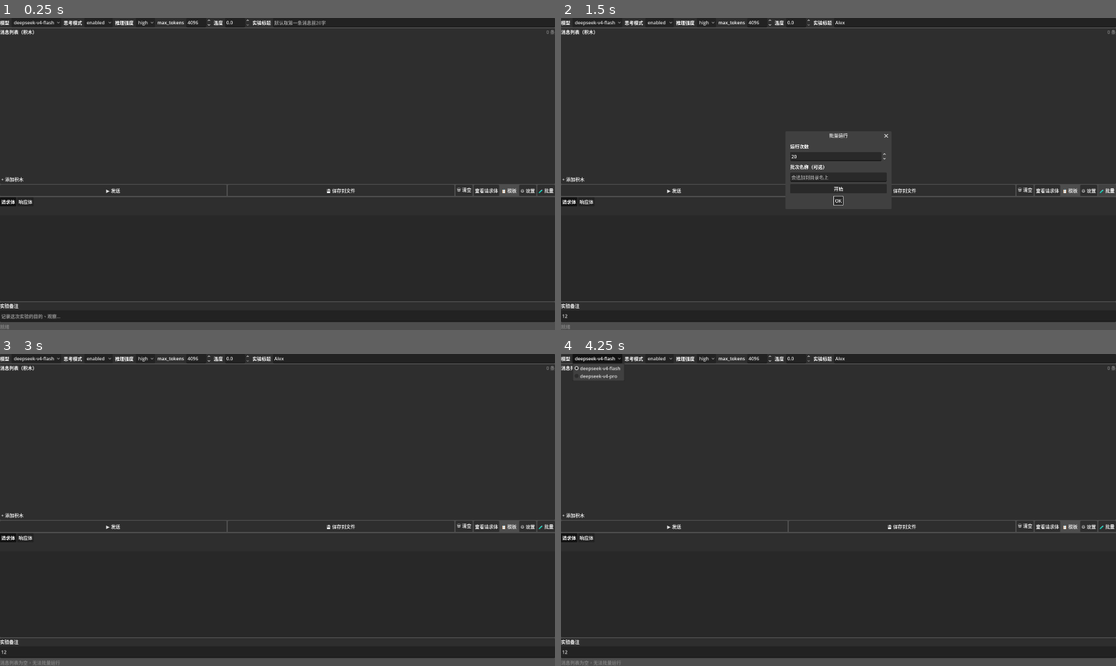
Above: before the commit, frames 1-4 (two rows, left to right).
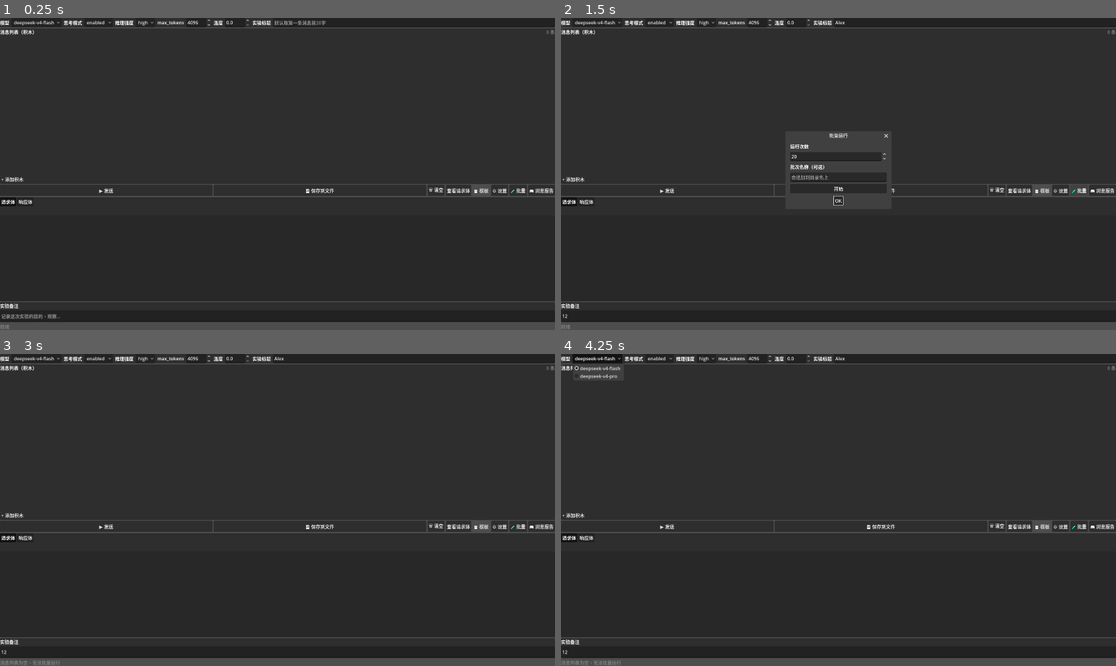
Above: after the commit, the same moments.

Repository: fkyah3/experiment-console
Game: Godot game, scene res://ExperimentPanel.tscn
The game is run twice, just before and just after one commit, with the same random seed, the same clock (stepped at 60 frames per second) and the same inputs.
Inputs (mouse positions are in pixels of both pictures, inside the frame that each line leads up to):
- Up to frame 1 (0.25 s): no input
- Up to frame 2 (1.5 s): click (977, 21) at 0.52 s; type "Alex" at 0.6 s; click (838, 317) at 0.75 s; type "12" at 0.83 s; click "🧪 批量" at 1.25 s
- Up to frame 3 (3 s): click (543, 525) at 2 s, where only the run after the commit has a clickable "📖 浏览报告"; click "开始" at 2.75 s
- Up to frame 4 (4.25 s): click "deepseek-v4-flash" at 3.5 s

The runs differ from the first frame. In frame 1, 0.6% of the frame differs, in the area x 17-100%, y 53-58%; in frame 2, 0.5%; in frame 3, 0.6%; in frame 4, 0.6%.

Commit message:
功能: BatchReader浏览报告 + 上下翻页导航 + UI布局重写
- BatchReader 新场景：读取批次目录 _summary.md 解析统计 + 逐轮查看内容
- 右上角 ←上一轮/下一轮→ 翻页，左侧参数/统计/轮次列表
- 兼容新旧 _summary.md 格式（6列旧版/9列新版）
- 修复 content/reasoning 因换行符不匹配导致显示为空的问题
- 修复回实验台后主面板空白、DirLabel 误删等问题

Diff:
--- /dev/null
+++ b/BatchReader.gd
@@ -0,0 +1,352 @@
+extends Control
+class_name BatchReader
+
+signal back_requested
+
+var _batch_dir: String = ""
+var _round_files: Array[String] = []
+var _selected_idx: int = -1
+var _summary_data: Dictionary = {}
+var _summary_rows: Array[Dictionary] = []
+var _experiments_dir: String = "user://experiments/"
+
+
+func set_experiments_dir(path: String) -> void:
+	_experiments_dir = path
+
+
+@onready var dir_label: Label = %DirLabel
+@onready var refresh_btn: Button = %RefreshBtn
+@onready var back_btn: Button = %BackBtn
+@onready var batch_select: OptionButton = %BatchSelect
+@onready var params_label: Label = %ParamsLabel
+@onready var stats_label: Label = %StatsLabel
+@onready var round_list: ItemList = %RoundList
+@onready var prompt_view: TextEdit = %PromptView
+@onready var reasoning_view: TextEdit = %ReasoningView
+@onready var content_view: TextEdit = %ContentView
+@onready var round_title: Label = %RoundTitle
+@onready var debug_label: Label = %DebugLabel
+@onready var prev_btn: Button = %PrevBtn
+@onready var next_btn: Button = %NextBtn
+
+
+func _ready() -> void:
+	refresh_btn.pressed.connect(_refresh_batch_list)
+	back_btn.pressed.connect(func(): back_requested.emit())
+	batch_select.item_selected.connect(_on_batch_selected)
+	round_list.item_selected.connect(_on_round_list_selected)
+	prev_btn.pressed.connect(_on_prev)
+	next_btn.pressed.connect(_on_next)
+	_refresh_batch_list()
+
+
+func _refresh_batch_list() -> void:
+	batch_select.clear()
+	batch_select.add_item("— 选择批次目录 —")
+	batch_select.selected = 0
+
+	var all_entries: Array[String] = []
+	var seen: Dictionary = {}
+
+	for base in [_experiments_dir, "res://实验报告/"]:
+		var dir := DirAccess.open(base)
+		if dir == null:
+			continue
+		dir.list_dir_begin()
+		var fname := dir.get_next()
+		while not fname.is_empty():
+			if fname.begins_with("."):
+				fname = dir.get_next()
+				continue
+			if dir.current_is_dir() and not seen.has(fname):
+				all_entries.append(base.path_join(fname))
+				seen[fname] = true
+			fname = dir.get_next()
+		dir.list_dir_end()
+
+	all_entries.sort()
+
+	if all_entries.is_empty():
+		dir_label.text = "未找到批次目录"
+		return
+
+	dir_label.text = "找到 %d 个批次" % all_entries.size()
+	for entry_path in all_entries:
+		var short := entry_path.get_file()
+		batch_select.add_item(short)
+		batch_select.set_item_metadata(batch_select.item_count - 1, entry_path)
+
+
+func _on_batch_selected(idx: int) -> void:
+	if idx <= 0:
+		return
+	_batch_dir = batch_select.get_item_metadata(idx)
+	var dir_name := batch_select.get_item_text(idx)
+	dir_label.text = dir_name
+	debug_label.text = ""
+	_load_summary()
+	_load_round_files()
+
+
+func _load_summary() -> void:
+	var summary_path := _batch_dir.path_join("_summary.md")
+	var content := FileAccess.get_file_as_string(summary_path)
+	if content.is_empty():
+		debug_label.text = "未找到 _summary.md: " + summary_path
+		params_label.text = ""
+		stats_label.text = ""
+		prompt_view.text = ""
+		reasoning_view.text = ""
+		content_view.text = ""
+		round_list.clear()
+		return
+
+	var lines := content.split("\n")
+	_summary_data = {}
+	_summary_rows.clear()
+
+	var in_detail_table := false
+	var in_stats_table := false
+	var header_skipped := false
+
+	for line in lines:
+		if line.begins_with("- **") and line.contains("**:"):
+			var key_end := line.find("**:")
+			var key := line.substr(3, key_end - 3)
+			var val := line.substr(key_end + 3).strip_edges()
+			_summary_data[key] = val
+
+		if line.begins_with("## 汇总统计"):
+			in_stats_table = true
+			in_detail_table = false
+			header_skipped = false
+			continue
+
+		if line.begins_with("## 每轮明细"):
+			in_detail_table = true
+			in_stats_table = false
+			header_skipped = false
+			continue
+
+		if line.begins_with("## "):
+			in_detail_table = false
+			in_stats_table = false
+			continue
+
+		if in_stats_table and line.begins_with("|"):
+			if not header_skipped:
+				header_skipped = true
+				continue
+			var cells := _parse_cells(line)
+			if cells.size() >= 2:
+				_summary_data[cells[0]] = cells[1]
+
+		if in_detail_table and line.begins_with("|"):
+			if not header_skipped:
+				header_skipped = true
+				continue
+			var cells := _parse_cells(line)
+			if cells.size() >= 7:
+				var row: Dictionary = {}
+				row["index"] = cells[0]
+				row["reasoning_tokens"] = cells[1]
+				if cells.size() >= 9:
+					row["reasoning_lang"] = cells[4]
+					row["output_lang"] = cells[5]
+					row["reasoning_chars"] = cells[6]
+					row["output_chars"] = cells[7]
+					row["first_line"] = cells[8]
+				else:
+					row["reasoning_lang"] = cells[2]
+					row["output_lang"] = cells[3]
+					row["reasoning_chars"] = cells[4]
+					row["output_chars"] = cells[5]
+					row["first_line"] = cells[6] if cells.size() > 6 else ""
+				_summary_rows.append(row)
+
+	_update_display()
+
+
+func _parse_cells(line: String) -> Array[String]:
+	var result: Array[String] = []
+	var parts := line.split("|")
+	for p in parts:
+		var trimmed := p.strip_edges()
+		if not trimmed.is_empty():
+			result.append(trimmed)
+	return result
+
+
+func _update_display() -> void:
+	var d := _summary_data
+	params_label.text = ""
+	for key in ["模型", "思考模式", "推理强度", "max_tokens", "温度"]:
+		var v: String = d.get(key, "")
+		if not v.is_empty():
+			params_label.text += "%s: %s\n" % [key, v]
+	params_label.text += "总计: %s  成功: %s  失败: %s" % [d.get("总次数", "?"), d.get("成功", "?"), d.get("失败", "?")]
+
+	stats_label.text = ""
+	for key in ["reasoning_tokens 最小值", "reasoning_tokens 最大值", "reasoning_tokens 平均值", "reasoning_tokens 中位数"]:
+		var v: String = d.get(key, "")
+		if not v.is_empty():
+			stats_label.text += "%s\n" % v
+	var zh: String = d.get("reasoning 中文占比", "")
+	if not zh.is_empty():
+		stats_label.text += "中文: %s" % zh
+
+	_populate_round_list()
+
+
+func _populate_round_list() -> void:
+	round_list.clear()
+	for i in _summary_rows.size():
+		var row := _summary_rows[i]
+		var idx_str: String = str(row.get("index", "?"))
+		var rt: String = str(row.get("reasoning_tokens", "?"))
+		var first: String = str(row.get("first_line", ""))
+		var label: String = "#%s  rt:%s  %s" % [idx_str, rt, first.left(30)]
+		round_list.add_item(label)
+
+	debug_label.text = " | _summary_rows: %d" % _summary_rows.size()
+
+
+func _load_round_files() -> void:
+	_round_files.clear()
+	var dir := DirAccess.open(_batch_dir)
+	if dir == null:
+		debug_label.text += " | 无法打开批次目录"
+		return
+	dir.list_dir_begin()
+	var fname := dir.get_next()
+	while not fname.is_empty():
+		if fname.ends_with(".md") and fname != "_summary.md":
+			_round_files.append(_batch_dir.path_join(fname))
+		fname = dir.get_next()
+	dir.list_dir_end()
+	_round_files.sort()
+
+	if not _summary_rows.is_empty():
+		round_list.select(0)
+		_select_round(0)
+
+
+func _on_round_list_selected(idx: int) -> void:
+	if idx < 0 or idx >= _summary_rows.size():
+		return
+	_select_round(idx)
+
+
+func _on_prev() -> void:
+	if _selected_idx > 0:
+		_select_round(_selected_idx - 1)
+
+
+func _on_next() -> void:
+	if _selected_idx < _summary_rows.size() - 1:
+		_select_round(_selected_idx + 1)
+
+
+func _select_round(idx: int) -> void:
+	_selected_idx = idx
+	round_list.select(idx)
+	_update_nav_buttons()
+	var row := _summary_rows[idx]
+	var round_idx_str: String = row.get("index", "1")
+	round_title.text = "第 %s 轮（%d / %d）" % [round_idx_str, idx + 1, _summary_rows.size()]
+	_load_round_file(idx)
+
+
+func _update_nav_buttons() -> void:
+	prev_btn.disabled = _selected_idx <= 0
+	next_btn.disabled = _selected_idx >= _summary_rows.size() - 1
+
+
+func _load_round_file(idx: int) -> void:
+	if idx >= _round_files.size():
+		reasoning_view.text = ""
+		content_view.text = ""
+		debug_label.text += " | 无文件#%d" % idx
+		return
+	var fpath := _round_files[idx]
+	var content := FileAccess.get_file_as_string(fpath)
+	if content.is_empty():
+		debug_label.text = "文件为空: " + fpath.get_file()
+		reasoning_view.text = ""
+		content_view.text = ""
+		return
+
+	var raw_msgs: Array = _extract_json_section(content, "messages（原始积木，reasoning 与 content 分离）")
+
+	var prompt_text: String = ""
+	for m in raw_msgs:
+		var role: String = str(m.get("role", ""))
+		var msg_content: String = str(m.get("content", ""))
+		var msg_reasoning: String = str(m.get("reasoning", ""))
+		if role == "system":
+			prompt_text += "[system]\n" + msg_content + "\n\n"
+		elif role == "user":
+			prompt_text += "[user]\n" + msg_content + "\n\n"
+		elif role == "assistant" and not msg_content.is_empty():
+			prompt_text += "[assistant]\n" + msg_content + "\n\n"
+		elif role == "assistant" and not msg_reasoning.is_empty():
+			prompt_text += "[assistant reasoning]\n" + msg_reasoning + "\n\n"
+		elif role == "tool":
+			prompt_text += "[tool]\n" + msg_content + "\n\n"
+
+	prompt_view.text = prompt_text.strip_edges()
+
+	var reasoning_content: String = ""
+	var content_text: String = ""
+
+	var resp_json = _extract_json_section(content, "response")
+	if resp_json.size() > 0:
+		var resp_dict: Dictionary = resp_json[0] if resp_json[0] is Dictionary else {}
+		var choices: Array = resp_dict.get("choices", [])
+		if not choices.is_empty():
+			var msg: Dictionary = choices[0].get("message", {})
+			reasoning_content = str(msg.get("reasoning_content", ""))
+			content_text = str(msg.get("content", ""))
+
+	var stats_json = _extract_json_section(content, "stats")
+	if stats_json.size() > 0:
+		var s: Dictionary = stats_json[0] if stats_json[0] is Dictionary else {}
+		var rt: int = int(s.get("reasoning_tokens", 0))
+		var rc: int = int(s.get("reasoning_chars", 0))
+		if rt > 0 or rc > 0:
+			reasoning_content += "\n\n--- token: %d | chars: %d ---" % [rt, rc]
+
+	reasoning_view.text = reasoning_content
+	content_view.text = content_text
+
+
+func _extract_json_section(content: String, section_name: String) -> Array:
+	var marker := "## " + section_name
+	var start := content.find(marker)
+	if start == -1:
+		return []
+
+	# 兼容 Windows \r\n 和 Unix \n 换行
+	var json_start := content.find("```json", start)
+	if json_start == -1:
+		return []
+
+	# 跳过 ```json 和后面的换行符（\r\n 或 \n）
+	json_start += len("```json")
+	while json_start < content.length() and (content[json_start] == '\r' or content[json_start] == '\n' or content[json_start] == ' '):
+		json_start += 1
+
+	var json_end := content.find("\n```", json_start)
+	if json_end == -1:
+		json_end = content.find("\r```", json_start)
+		if json_end == -1:
+			return []
+
+	var json_str := content.substr(json_start, json_end - json_start)
+	var parsed = JSON.parse_string(json_str)
+	if parsed is Array:
+		return parsed
+	if parsed is Dictionary:
+		return [parsed]
+	return []
--- /dev/null
+++ b/BatchReader.tscn
@@ -0,0 +1,179 @@
+[gd_scene format=3]
+
+[ext_resource type="Script" path="res://BatchReader.gd" id="1"]
+
+[node name="BatchReader" type="Control"]
+script = ExtResource("1")
+layout_mode = 3
+anchors_preset = 15
+anchor_right = 1.0
+anchor_bottom = 1.0
+
+[node name="TopBar" type="HBoxContainer" parent="."]
+layout_mode = 1
+anchors_preset = 0
+offset_left = 4
+offset_top = 4
+offset_right = -4
+offset_bottom = 32
+
+[node name="BackBtn" type="Button" parent="TopBar"]
+unique_name_in_owner = true
+layout_mode = 2
+text = "← 回实验台"
+
+[node name="BatchSelect" type="OptionButton" parent="TopBar"]
+unique_name_in_owner = true
+layout_mode = 2
+size_flags_horizontal = 3
+text = ""
+
+[node name="RefreshBtn" type="Button" parent="TopBar"]
+unique_name_in_owner = true
+layout_mode = 2
+text = "刷新"
+
+[node name="DirLabel" type="Label" parent="TopBar"]
+unique_name_in_owner = true
+layout_mode = 2
+text = ""
+
+[node name="Split" type="HSplitContainer" parent="."]
+layout_mode = 1
+anchors_preset = 15
+anchor_right = 1.0
+anchor_bottom = 1.0
+offset_left = 4
+offset_top = 36
+offset_right = -4
+offset_bottom = -24
+split_offset = 220
+
+[node name="LeftPanel" type="ScrollContainer" parent="Split"]
+layout_mode = 2
+size_flags_horizontal = 3
+size_flags_vertical = 3
+
+[node name="LeftVBox" type="VBoxContainer" parent="Split/LeftPanel"]
+layout_mode = 2
+size_flags_horizontal = 3
+theme_override_constants/separation = 4
+
+[node name="ParamsLabel" type="Label" parent="Split/LeftPanel/LeftVBox"]
+unique_name_in_owner = true
+layout_mode = 2
+size_flags_horizontal = 3
+autowrap_mode = 1
+text = ""
+
+[node name="HSep1" type="HSeparator" parent="Split/LeftPanel/LeftVBox"]
+layout_mode = 2
+size_flags_horizontal = 3
+
+[node name="StatsLabel" type="Label" parent="Split/LeftPanel/LeftVBox"]
+unique_name_in_owner = true
+layout_mode = 2
+size_flags_horizontal = 3
+autowrap_mode = 1
+text = ""
+
+[node name="HSep2" type="HSeparator" parent="Split/LeftPanel/LeftVBox"]
+layout_mode = 2
+size_flags_horizontal = 3
+
+[node name="RoundListTitle" type="Label" parent="Split/LeftPanel/LeftVBox"]
+layout_mode = 2
+size_flags_horizontal = 3
+text = "轮次"
+
+[node name="RoundList" type="ItemList" parent="Split/LeftPanel/LeftVBox"]
+unique_name_in_owner = true
+layout_mode = 2
+size_flags_horizontal = 3
+size_flags_vertical = 3
+allow_reselect = true
+
+[node name="RightPanel" type="VBoxContainer" parent="Split"]
+layout_mode = 2
+size_flags_horizontal = 3
+size_flags_vertical = 3
+theme_override_constants/separation = 4
+
+[node name="RoundNav" type="HBoxContainer" parent="Split/RightPanel"]
+layout_mode = 2
+size_flags_horizontal = 3
+
+[node name="RoundTitle" type="Label" parent="Split/RightPanel/RoundNav"]
+unique_name_in_owner = true
+layout_mode = 2
+size_flags_horizontal = 3
+text = ""
+
+[node name="PrevBtn" type="Button" parent="Split/RightPanel/RoundNav"]
+unique_name_in_owner = true
+layout_mode = 2
+text = "← 上一轮"
+
+[node name="NextBtn" type="Button" parent="Split/RightPanel/RoundNav"]
+unique_name_in_owner = true
+layout_mode = 2
+text = "下一轮 →"
+
+[node name="PromptLabel" type="Label" parent="Split/RightPanel"]
+layout_mode = 2
+size_flags_horizontal = 3
+text = "━ 提示词 ━"
+
+[node name="PromptView" type="TextEdit" parent="Split/RightPanel"]
+unique_name_in_owner = true
+layout_mode = 2
+size_flags_horizontal = 3
+size_flags_vertical = 0
+custom_minimum_size.y = 80
+editable = false
+wrap_mode = 1
+theme_override_colors/background_color = Color(0.15, 0.15, 0.17, 1)
+
+[node name="ReasoningLabel" type="Label" parent="Split/RightPanel"]
+layout_mode = 2
+size_flags_horizontal = 3
+text = "━ 思考过程 ━"
+
+[node name="ReasoningView" type="TextEdit" parent="Split/RightPanel"]
+unique_name_in_owner = true
+layout_mode = 2
+size_flags_horizontal = 3
+size_flags_vertical = 3
+editable = false
+wrap_mode = 1
+theme_override_colors/background_color = Color(0.17, 0.15, 0.13, 1)
+
+[node name="ContentLabel" type="Label" parent="Split/RightPanel"]
+layout_mode = 2
+size_flags_horizontal = 3
+text = "━ 回答 ━"
+
+[node name="ContentView" type="TextEdit" parent="Split/RightPanel"]
+unique_name_in_owner = true
+layout_mode = 2
+size_flags_horizontal = 3
+size_flags_vertical = 3
+editable = false
+wrap_mode = 1
+theme_override_colors/background_color = Color(0.13, 0.15, 0.17, 1)
+
+[node name="DebugLabel" type="Label" parent="."]
+unique_name_in_owner = true
+layout_mode = 1
+anchors_preset = 0
+anchor_left = 0.0
+anchor_top = 1.0
+anchor_right = 1.0
+anchor_bottom = 1.0
+offset_left = 4
+offset_top = -20
+offset_right = -4
+offset_bottom = 0
+autowrap_mode = 1
+theme_override_colors/font_color = Color(0.6, 0.6, 0.6, 1)
+text = ""
--- a/ExperimentPanel.gd
+++ b/ExperimentPanel.gd
@@ -30,6 +30,7 @@
 var _batch_save_store: ExperimentStore
 var _batch_stats: Array[Dictionary] = []
 var _batch_prototype_messages: Array = []
+var _batch_start_ms: int = 0
 const BATCH_CONCURRENCY: int = 5
 
 @onready var params_model: OptionButton = %ParamsModel
@@ -51,6 +52,8 @@
 @onready var template_btn: MenuButton = %TemplateBtn
 @onready var settings_btn: Button = %SettingsBtn
 @onready var batch_btn: Button = %BatchBtn
+@onready var reader_btn: Button = %ReaderBtn
+@onready var batch_reader = %BatchReader
 
 @onready var log_request: TextEdit = %LogRequest
 @onready var log_response: TextEdit = %LogResponse
@@ -137,6 +140,8 @@
 	view_req_btn.pressed.connect(_show_request_body)
 	settings_btn.pressed.connect(_open_settings)
 	batch_btn.pressed.connect(_on_batch_run)
+	reader_btn.pressed.connect(_toggle_reader)
+	batch_reader.back_requested.connect(_toggle_reader)
 	_populate_template_menu()
 
 
@@ -808,6 +813,7 @@
 	_batch_running = 0
 	_batch_stats.clear()
 	_batch_prototype_messages = _messages.duplicate(true)
+	_batch_start_ms = Time.get_ticks_msec()
 
 	var now := Time.get_datetime_dict_from_system()
 	var dir_name := "batch_%04d%02d%02d_%02d%02d" % [now.year, now.month, now.day, now.hour, now.minute]
@@ -860,6 +866,7 @@
 		"usage": {},
 		"ok": false,
 		"index": _batch_total - _batch_queue.size() - _batch_running,
+		"start_ms": Time.get_ticks_msec(),
 	}
 
 	_batch_running += 1
@@ -940,11 +947,17 @@
 	var s: Dictionary = {}
 	s["index"] = wd.index
 	s["ok"] = true
+	var duration_ms: int = Time.get_ticks_msec() - int(wd.get("start_ms", 0))
+	s["duration_ms"] = duration_ms
+	s["duration_s"] = float(duration_ms) / 1000.0
 	if not wd.usage.is_empty():
 		s["reasoning_tokens"] = wd.usage.get("completion_tokens_details", {}).get("reasoning_tokens", 0)
 		s["prompt_tokens"] = wd.usage.get("prompt_tokens", 0)
 		s["completion_tokens"] = wd.usage.get("completion_tokens", 0)
 		s["total_tokens"] = wd.usage.get("total_tokens", 0)
+		var total_tok: int = int(s["total_tokens"])
+		if duration_ms > 0:
+			s["tokens_per_sec"] = float(total_tok) / (float(duration_ms) / 1000.0)
 	s["reasoning_chars"] = wd.reasoning.length()
 	s["output_chars"] = wd.content.length()
 	s["reasoning_language"] = _detect_language_str(wd.reasoning)
@@ -1056,18 +1069,33 @@
 		lines.append("| reasoning 英文占比 | %d / %d (%.1f%%) |\n" % [en_count, _batch_stats.size(), float(en_count) / float(_batch_stats.size()) * 100.0])
 		lines.append("\n")
 
+		var total_duration_ms: int = Time.get_ticks_msec() - _batch_start_ms
+		var avg_duration_ms: float = float(total_duration_ms) / float(max(1, _batch_stats.size()))
+		var total_tok_sum: int = _sum(total_vals)
+
+		lines.append("## 耗时与速度\n\n")
+		lines.append("| 指标 | 值 |\n")
+		lines.append("|:-----|:----|\n")
+		lines.append("| 总用时 | %.1f 秒 |\n" % (float(total_duration_ms) / 1000.0))
+		lines.append("| 平均每轮 | %.1f 秒 |\n" % (avg_duration_ms / 1000.0))
+		lines.append("| 总 tokens | %d |\n" % total_tok_sum)
+		lines.append("| 平均 token 速度 | %.1f tok/s |\n" % (float(total_tok_sum) / (float(total_duration_ms) / 1000.0) if total_duration_ms > 0 else 0.0))
+		lines.append("\n")
+
 		lines.append("## 每轮明细\n\n")
-		lines.append("| # | reasoning_tokens | reasoning_lang | output_lang | reasoning_chars | output_chars | reasoning 前80字 |\n")
-		lines.append("|:-:|:---------------:|:--------------:|:-----------:|:---------------:|:------------:|:----|\n")
+		lines.append("| # | reasoning_tokens | duration | tok/s | reasoning_lang | output_lang | reasoning_chars | output_chars | reply 前80字 |\n")
+		lines.append("|:-:|:---------------:|:--------:|:-----:|:--------------:|:-----------:|:---------------:|:------------:|:----|\n")
 		for s in _batch_stats:
 			var idx: int = int(s.get("index", 0))
 			var rt: int = int(s.get("reasoning_tokens", 0))
+			var dm: int = int(s.get("duration_ms", 0))
+			var tps: float = float(s.get("tokens_per_sec", 0.0))
 			var rl: String = str(s.get("reasoning_language", "?"))
 			var ol: String = str(s.get("output_language", "?"))
 			var rc: int = int(s.get("reasoning_chars", 0))
 			var oc: int = int(s.get("output_chars", 0))
-			var first: String = str(s.get("reasoning_first_line", ""))
-			lines.append("| %d | %d | %s | %s | %d | %d | %s |\n" % [idx, rt, rl, ol, rc, oc, first])
+			var reply: String = str(s.get("output_first_line", ""))
+			lines.append("| %d | %d | %.1fs | %.1f | %s | %s | %d | %d | %s |\n" % [idx, rt, float(dm) / 1000.0, tps, rl, ol, rc, oc, reply])
 
 	lines.append("\n")
 	lines.append("---\n")
@@ -1120,6 +1148,19 @@
 	return result
 
 
+func _toggle_reader() -> void:
+	var main_content := $VBox
+	if main_content == null or batch_reader == null:
+		return
+	var showing_reader: bool = batch_reader.visible
+	batch_reader.visible = not showing_reader
+	main_content.visible = showing_reader
+	reader_btn.text = "🔬 实验台" if batch_reader.visible else "📖 浏览报告"
+	if batch_reader.visible:
+		batch_reader.set_experiments_dir(_config.experiments_path)
+		batch_reader._refresh_batch_list()
+
+
 func _scroll_to_bottom() -> void:
 	msg_scroll.scroll_vertical = int(msg_scroll.get_v_scroll_bar().max_value)
 
--- a/ExperimentPanel.tscn
+++ b/ExperimentPanel.tscn
@@ -1,6 +1,7 @@
-[gd_scene format=3 uid="uid://ptugnfd3wvfw"]
-
-[ext_resource type="Script" uid="uid://d0txqfi4wnjed" path="res://ExperimentPanel.gd" id="1"]
+[gd_scene format=3]
+
+[ext_resource type="Script" path="res://ExperimentPanel.gd" id="1"]
+[ext_resource type="PackedScene" path="res://BatchReader.tscn" id="2"]
 
 [node name="ExperimentPanel" type="Control" unique_id=2077890034]
 layout_mode = 3
@@ -137,10 +138,15 @@
 layout_mode = 2
 text = "⚙ 设置"
 
-[node name="BatchBtn" type="Button" parent="VBox/ActionBar" unique_id=1569708058]
+[node name="BatchBtn" type="Button" parent="VBox/ActionBar"]
 unique_name_in_owner = true
 layout_mode = 2
 text = "🧪 批量"
+
+[node name="ReaderBtn" type="Button" parent="VBox/ActionBar"]
+unique_name_in_owner = true
+layout_mode = 2
+text = "📖 浏览报告"
 
 [node name="LogPanel" type="PanelContainer" parent="VBox" unique_id=1285604495]
 layout_mode = 2
@@ -216,3 +222,7 @@
 size_flags_horizontal = 3
 theme_override_colors/font_color = Color(0.5, 0.5, 0.5, 1)
 text = "就绪"
+
+[node name="BatchReader" parent="." instance=ExtResource("2")]
+unique_name_in_owner = true
+visible = false
